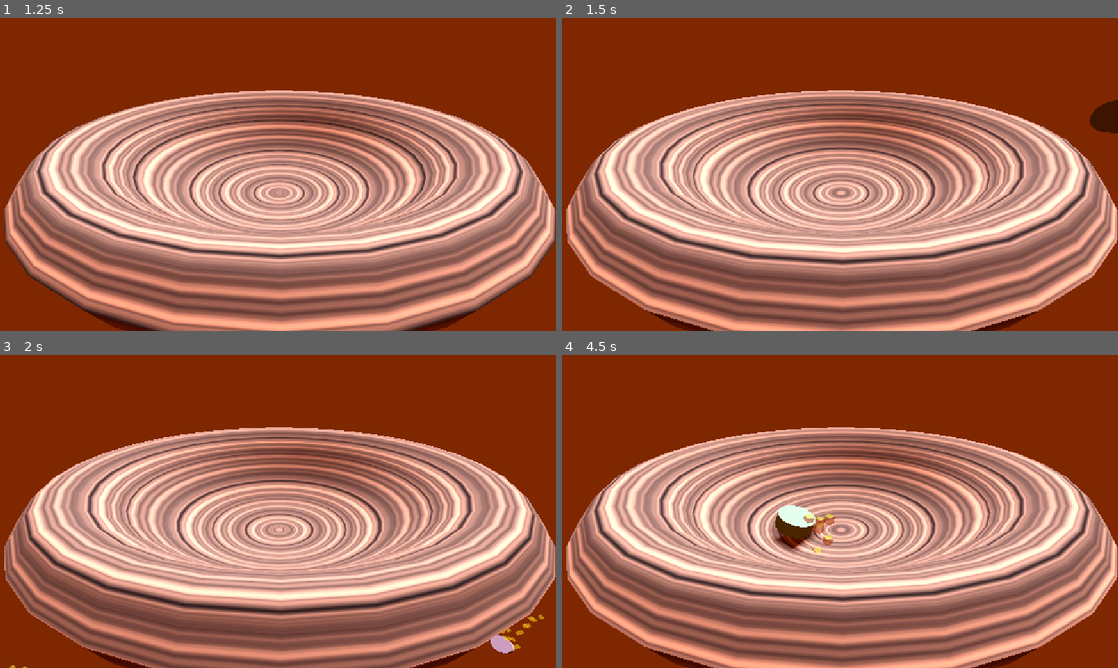
Above: before the commit, frames 1-4 (two rows, left to right).
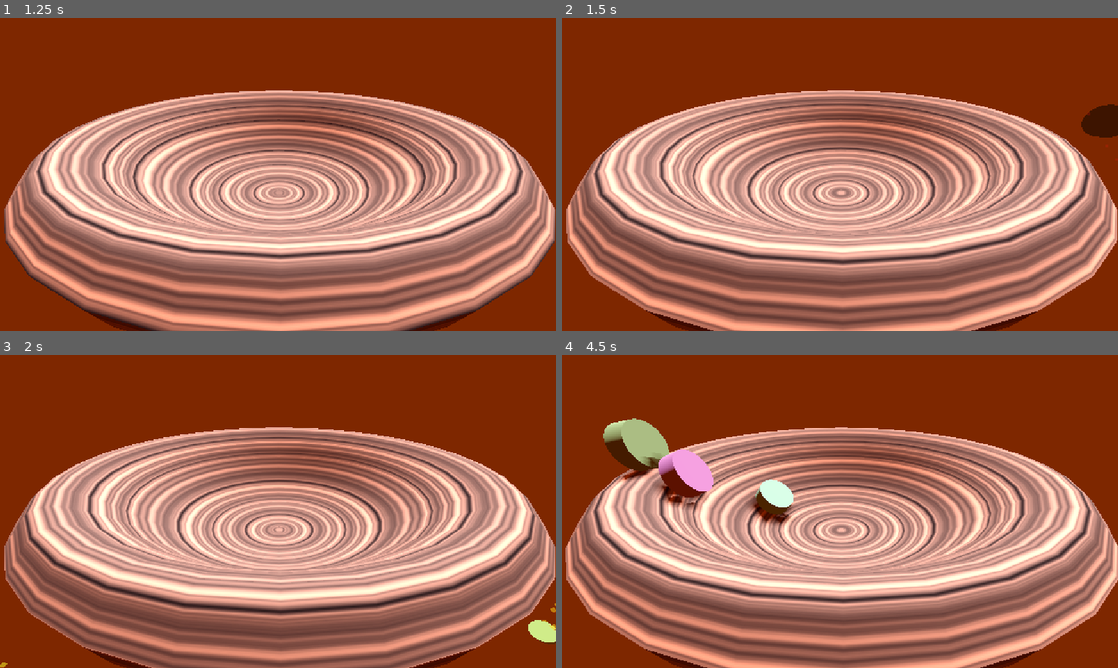
Above: after the commit, the same moments.

Repository: MichaelFar/BattleTops
Game: Godot game, scene res://scenes/SmallArena.tscn
The game is run twice, just before and just after one commit, with the same random seed, the same clock (stepped at 60 frames per second) and the same inputs.
Inputs (mouse positions are in pixels of both pictures, inside the frame that each line leads up to):
- Up to frame 1 (1.25 s): tap Enter (ui_accept) at 0.5, 0.77 s; move the mouse to (400, 158) at 0.52 s; click (400, 158) at 0.67 s
- Up to frame 2 (1.5 s): drag from (728, 190) to (812, 237) at 1.27 s
- Up to frame 3 (2 s): no input
- Up to frame 4 (4.5 s): move the mouse to (895, 442) at 2.02 s; click (895, 442) at 2.17 s; drag from (812, 574) to (673, 464) at 2.77 s; move the mouse to (1006, 558) at 3.52 s; click (1006, 558) at 3.67 s; tap Enter (ui_accept) at 3.77 s; drag from (673, 464) to (756, 433) at 4.27 s

Frame 1 is identical in both runs. In frame 2, 0.2% of the frame differs, in the area x 93-100%, y 26-39%; in frame 3, 0.6%; in frame 4, 25%, in the area x 0-100%, y 20-100%.

Commit message:
Added first draft of scaling difficulty

Diff:
--- a/scenes/OopsUI.tscn
+++ b/scenes/OopsUI.tscn
@@ -10,7 +10,7 @@
 [sub_resource type="RichTextEffect" id="RichTextEffect_f2yvc"]
 resource_name = "wack"
 script = ExtResource("2_f2yvc")
-metadata/rt = 116187136670762
+metadata/rt = 81856489932549
 
 [sub_resource type="FontFile" id="FontFile_lpym6"]
 subpixel_positioning = 0
--- a/scenes/battle_top.tscn
+++ b/scenes/battle_top.tscn
@@ -1,6 +1,7 @@
-[gd_scene load_steps=9 format=3 uid="uid://d1k0hl6r0jkh0"]
+[gd_scene load_steps=10 format=3 uid="uid://d1k0hl6r0jkh0"]
 
 [ext_resource type="Script" uid="uid://bjho3cl6tlaet" path="res://scripts/battle_top.gd" id="1_ufdw3"]
+[ext_resource type="PackedScene" uid="uid://dvsltihkmox2p" path="res://scenes/hit_particle.tscn" id="2_qrxi8"]
 [ext_resource type="PackedScene" uid="uid://danlbv3qunohf" path="res://scenes/top_particle.tscn" id="2_xsedg"]
 
 [sub_resource type="PhysicsMaterial" id="PhysicsMaterial_ufdw3"]
@@ -32,6 +33,7 @@
 headCollision = NodePath("CollisionShape3D")
 particle = NodePath("TopHead/GPUParticles3D")
 hitCheckTimer = NodePath("HitCheckTimer")
+hitParticleScene = ExtResource("2_qrxi8")
 
 [node name="MeshInstance3D" type="MeshInstance3D" parent="."]
 transform = Transform3D(0.3, 0, 0, 0, 0.3, 0, 0, 0, 0.3, 0, 0, 0)
--- /dev/null
+++ b/scenes/hit_particle.tscn
@@ -0,0 +1,61 @@
+[gd_scene load_steps=9 format=3 uid="uid://dvsltihkmox2p"]
+
+[ext_resource type="Script" uid="uid://de3ov5lmhjlci" path="res://scripts/hit_particle.gd" id="1_rk8c0"]
+
+[sub_resource type="Gradient" id="Gradient_rk8c0"]
+offsets = PackedFloat32Array(0.0709877, 0.138889, 1)
+colors = PackedColorArray(1, 0.894118, 0, 1, 1, 0, 0, 1, 1, 0, 0, 0)
+
+[sub_resource type="GradientTexture1D" id="GradientTexture1D_si4ve"]
+gradient = SubResource("Gradient_rk8c0")
+
+[sub_resource type="Curve" id="Curve_l506i"]
+_data = [Vector2(0, 0), 0.0, 0.0, 0, 0, Vector2(0.391534, 0.871345), -4.31052, 0.0, 0, 0, Vector2(0.436508, 1), 0.0, 0.0, 0, 0]
+point_count = 3
+
+[sub_resource type="CurveTexture" id="CurveTexture_plx70"]
+curve = SubResource("Curve_l506i")
+
+[sub_resource type="ParticleProcessMaterial" id="ParticleProcessMaterial_si4ve"]
+particle_flag_align_y = true
+particle_flag_rotate_y = true
+angle_min = 1.07288e-05
+angle_max = 1.07288e-05
+direction = Vector3(0, 0, 1)
+spread = 180.0
+initial_velocity_min = 5.0
+initial_velocity_max = 5.0
+gravity = Vector3(0, 9.8, 0)
+tangential_accel_min = 15.84
+tangential_accel_max = 15.84
+color_ramp = SubResource("GradientTexture1D_si4ve")
+emission_curve = SubResource("CurveTexture_plx70")
+turbulence_enabled = true
+turbulence_noise_strength = 18.39
+turbulence_noise_speed_random = 4.0
+turbulence_influence_min = 0.0
+turbulence_influence_max = 0.0
+turbulence_initial_displacement_min = 1.49012e-06
+turbulence_initial_displacement_max = 1.49012e-06
+
+[sub_resource type="StandardMaterial3D" id="StandardMaterial3D_mbt80"]
+transparency = 1
+vertex_color_use_as_albedo = true
+emission = Color(0.658824, 0.690196, 0, 1)
+emission_energy_multiplier = 5.88
+billboard_mode = 1
+
+[sub_resource type="PlaneMesh" id="PlaneMesh_l506i"]
+material = SubResource("StandardMaterial3D_mbt80")
+size = Vector2(0.025, 0.025)
+orientation = 2
+
+[node name="HitParticle" type="GPUParticles3D"]
+amount = 32
+lifetime = 0.2
+explosiveness = 1.0
+process_material = SubResource("ParticleProcessMaterial_si4ve")
+draw_pass_1 = SubResource("PlaneMesh_l506i")
+script = ExtResource("1_rk8c0")
+
+[connection signal="finished" from="." to="." method="_on_finished"]
--- a/scenes/prompt_ui.tscn
+++ b/scenes/prompt_ui.tscn
@@ -12,17 +12,17 @@
 [sub_resource type="RichTextEffect" id="RichTextEffect_y7yk3"]
 resource_name = "fader"
 script = ExtResource("2_y7yk3")
-metadata/rt = 115781178342832
+metadata/rt = 81450531668859
 
 [sub_resource type="RichTextEffect" id="RichTextEffect_vprhq"]
 resource_name = "sparkle"
 script = ExtResource("3_vprhq")
-metadata/rt = 115781178342832
+metadata/rt = 81450531668859
 
 [sub_resource type="RichTextEffect" id="RichTextEffect_yhnrb"]
 resource_name = "curspull"
 script = ExtResource("4_yhnrb")
-metadata/rt = 115781178342832
+metadata/rt = 81450531668859
 
 [sub_resource type="FontFile" id="FontFile_lpym6"]
 subpixel_positioning = 0
@@ -160,8 +160,8 @@
 fit_width = false
 fit_width_padding = 10
 metadata/_custom_type_script = "uid://mkih5spu6eqp"
-metadata/mouse_position = Vector2(88.9219, -399.202)
-metadata/frame = 890548
+metadata/mouse_position = Vector2(1179, -577.5)
+metadata/frame = 313292
 
 [node name="HBoxContainer" type="HBoxContainer" parent="Panel/VBoxContainer"]
 layout_mode = 2
--- a/scenes/prompt_ui_lost_game.tscn
+++ b/scenes/prompt_ui_lost_game.tscn
@@ -12,17 +12,17 @@
 [sub_resource type="RichTextEffect" id="RichTextEffect_unyuq"]
 resource_name = "sin"
 script = ExtResource("2_unyuq")
-metadata/rt = 116032484229936
+metadata/rt = 81701837554400
 
 [sub_resource type="RichTextEffect" id="RichTextEffect_hqumn"]
 resource_name = "sway"
 script = ExtResource("3_hqumn")
-metadata/rt = 116032484229936
+metadata/rt = 81701837554400
 
 [sub_resource type="RichTextEffect" id="RichTextEffect_k7nnj"]
 resource_name = "wack"
 script = ExtResource("4_unyuq")
-metadata/rt = 116032484229936
+metadata/rt = 81701837554400
 
 [sub_resource type="FontFile" id="FontFile_lpym6"]
 subpixel_positioning = 0
--- a/scenes/round_end_ui.tscn
+++ b/scenes/round_end_ui.tscn
@@ -13,87 +13,87 @@
 [sub_resource type="RichTextEffect" id="RichTextEffect_bs3yo"]
 resource_name = "sin"
 script = ExtResource("2_c4gaa")
-metadata/rt = 116052012972986
+metadata/rt = 81721366266873
 
 [sub_resource type="RichTextEffect" id="RichTextEffect_ccfeg"]
 resource_name = "heart"
 script = ExtResource("3_aeowc")
-metadata/rt = 116052012972986
+metadata/rt = 81721366266873
 
 [sub_resource type="RichTextEffect" id="RichTextEffect_j8dm1"]
 resource_name = "sin"
 script = ExtResource("2_c4gaa")
-metadata/rt = 116071306737353
+metadata/rt = 81740660030713
 
 [sub_resource type="RichTextEffect" id="RichTextEffect_obqxs"]
 resource_name = "heart"
 script = ExtResource("3_aeowc")
-metadata/rt = 116071306737353
+metadata/rt = 81740660030713
 
 [sub_resource type="RichTextEffect" id="RichTextEffect_1dpxe"]
 resource_name = "redact"
 script = ExtResource("5_bs3yo")
-metadata/rt = 116090566981298
+metadata/rt = 81759937087908
 
 [sub_resource type="RichTextEffect" id="RichTextEffect_g8s8r"]
 resource_name = "sin"
 script = ExtResource("2_c4gaa")
-metadata/rt = 116090566981298
+metadata/rt = 81759937087908
 
 [sub_resource type="RichTextEffect" id="RichTextEffect_3ogjg"]
 resource_name = "heart"
 script = ExtResource("3_aeowc")
-metadata/rt = 116090566981298
+metadata/rt = 81759937087908
 
 [sub_resource type="RichTextEffect" id="RichTextEffect_4iai4"]
 resource_name = "sin"
 script = ExtResource("2_c4gaa")
-metadata/rt = 116109860780546
+metadata/rt = 81779230881553
 
 [sub_resource type="RichTextEffect" id="RichTextEffect_aq1j0"]
 resource_name = "heart"
 script = ExtResource("3_aeowc")
-metadata/rt = 116109860780546
+metadata/rt = 81779230881553
 
 [sub_resource type="RichTextEffect" id="RichTextEffect_ldusx"]
 resource_name = "redact"
 script = ExtResource("5_bs3yo")
-metadata/rt = 116129137770785
+metadata/rt = 81798491123025
 
 [sub_resource type="RichTextEffect" id="RichTextEffect_ou08c"]
 resource_name = "sin"
 script = ExtResource("2_c4gaa")
-metadata/rt = 116129137770785
+metadata/rt = 81798491123025
 
 [sub_resource type="RichTextEffect" id="RichTextEffect_7sesj"]
 resource_name = "heart"
 script = ExtResource("3_aeowc")
-metadata/rt = 116129137770785
+metadata/rt = 81798491123025
 
 [sub_resource type="RichTextEffect" id="RichTextEffect_gauht"]
 resource_name = "sin"
 script = ExtResource("2_c4gaa")
-metadata/rt = 116148431596418
+metadata/rt = 81817784923036
 
 [sub_resource type="RichTextEffect" id="RichTextEffect_q2bjp"]
 resource_name = "heart"
 script = ExtResource("3_aeowc")
-metadata/rt = 116148431596418
+metadata/rt = 81817784923036
 
 [sub_resource type="RichTextEffect" id="RichTextEffect_pldmj"]
 resource_name = "redact"
 script = ExtResource("5_bs3yo")
-metadata/rt = 116167691876857
+metadata/rt = 81837045171010
 
 [sub_resource type="RichTextEffect" id="RichTextEffect_u5lmw"]
 resource_name = "sin"
 script = ExtResource("2_c4gaa")
-metadata/rt = 116167691876857
+metadata/rt = 81837045171010
 
 [sub_resource type="RichTextEffect" id="RichTextEffect_ymvsh"]
 resource_name = "heart"
 script = ExtResource("3_aeowc")
-metadata/rt = 116167691876857
+metadata/rt = 81837045171010
 
 [sub_resource type="FontFile" id="FontFile_lpym6"]
 subpixel_positioning = 0
@@ -120,7 +120,7 @@
 cache/0/48/0/underline_thickness = 0.0
 cache/0/48/0/scale = 1.0
 
-[node name="round_end_ui" type="Control" node_paths=PackedStringArray("timeBonusLabel", "opDifBonusLabel", "totalScoreLabel")]
+[node name="round_end_ui" type="Control" node_paths=PackedStringArray("timeBonusLabel", "opDifBonusLabel", "totalScoreLabel", "roundHeaderLabel")]
 layout_mode = 3
 anchors_preset = 15
 anchor_right = 1.0
@@ -131,6 +131,7 @@
 timeBonusLabel = NodePath("AspectRatioContainer/VBoxContainer/HBoxContainer2/timeBonusNumLabel")
 opDifBonusLabel = NodePath("AspectRatioContainer/VBoxContainer/HBoxContainer3/opDifNumLabel")
 totalScoreLabel = NodePath("AspectRatioContainer/VBoxContainer/HBoxContainer4/totalNumLabel")
+roundHeaderLabel = NodePath("AspectRatioContainer/VBoxContainer/Label")
 bbcodeString = "[sin][heart]"
 
 [node name="Panel" type="Panel" parent="."]
--- a/scenes/timer_ui.tscn
+++ b/scenes/timer_ui.tscn
@@ -7,7 +7,7 @@
 [sub_resource type="RichTextEffect" id="RichTextEffect_q6nsa"]
 resource_name = "heart"
 script = ExtResource("2_q6nsa")
-metadata/rt = 115800606355680
+metadata/rt = 81469959683206
 
 [node name="TimerUI" type="Control" node_paths=PackedStringArray("timerLabel")]
 layout_mode = 3
--- a/scenes/upgrade_ui.tscn
+++ b/scenes/upgrade_ui.tscn
@@ -16,77 +16,77 @@
 [sub_resource type="RichTextEffect" id="RichTextEffect_g3bku"]
 resource_name = "fader"
 script = ExtResource("2_6ij7f")
-metadata/rt = 115820067961835
+metadata/rt = 81489421257047
 
 [sub_resource type="RichTextEffect" id="RichTextEffect_soydq"]
 resource_name = "heart"
 script = ExtResource("3_fq5lg")
-metadata/rt = 115820067961835
+metadata/rt = 81489421257047
 
 [sub_resource type="RichTextEffect" id="RichTextEffect_2wj67"]
 resource_name = "redact"
 script = ExtResource("1_gbnav")
-metadata/rt = 115839328194928
+metadata/rt = 81508681465183
 
 [sub_resource type="RichTextEffect" id="RichTextEffect_ratfy"]
 resource_name = "sin"
 script = ExtResource("6_g3bku")
-metadata/rt = 115839328194928
+metadata/rt = 81508681465183
 
 [sub_resource type="RichTextEffect" id="RichTextEffect_may18"]
 resource_name = "redact"
 script = ExtResource("1_gbnav")
-metadata/rt = 115858588415611
+metadata/rt = 81527941741723
 
 [sub_resource type="RichTextEffect" id="RichTextEffect_4pgft"]
 resource_name = "sway"
 script = ExtResource("7_soydq")
-metadata/rt = 115858588415611
+metadata/rt = 81527941741723
 
 [sub_resource type="RichTextEffect" id="RichTextEffect_oec1f"]
 resource_name = "redact"
 script = ExtResource("1_gbnav")
-metadata/rt = 115877848667621
+metadata/rt = 81547218758235
 
 [sub_resource type="RichTextEffect" id="RichTextEffect_srdp0"]
 resource_name = "jit2"
 script = ExtResource("8_2wj67")
-metadata/rt = 115877848667621
+metadata/rt = 81547218758235
 
 [sub_resource type="RichTextEffect" id="RichTextEffect_w5ndc"]
 resource_name = "growin"
 script = ExtResource("9_soydq")
-metadata/rt = 115897142428596
+metadata/rt = 81566512557707
 
 [sub_resource type="RichTextEffect" id="RichTextEffect_oq6v8"]
 resource_name = "growin"
 script = ExtResource("9_soydq")
-metadata/rt = 115916402681406
+metadata/rt = 81585772803340
 
 [sub_resource type="RichTextEffect" id="RichTextEffect_mh5b7"]
 resource_name = "growin"
 script = ExtResource("9_soydq")
-metadata/rt = 115935679725486
+metadata/rt = 81605033016958
 
 [sub_resource type="RichTextEffect" id="RichTextEffect_7j37j"]
 resource_name = "growin"
 script = ExtResource("9_soydq")
-metadata/rt = 115954939930734
+metadata/rt = 81624293290969
 
 [sub_resource type="RichTextEffect" id="RichTextEffect_8axjk"]
 resource_name = "redact"
 script = ExtResource("1_gbnav")
-metadata/rt = 115974602865398
+metadata/rt = 81643956186420
 
 [sub_resource type="RichTextEffect" id="RichTextEffect_c74tn"]
 resource_name = "redact"
 script = ExtResource("1_gbnav")
-metadata/rt = 115993863107487
+metadata/rt = 81663216435874
 
 [sub_resource type="RichTextEffect" id="RichTextEffect_milu8"]
 resource_name = "redact"
 script = ExtResource("1_gbnav")
-metadata/rt = 116013123387018
+metadata/rt = 81682476674511
 
 [node name="Control" type="Control" node_paths=PackedStringArray("staminaLabel", "sturdinessLabel", "spinForceLabel", "staminaCostLabel", "sturdinessCostLabel", "spinForceCostLabel", "moneyAmountValueLabel")]
 layout_mode = 3
@@ -103,9 +103,6 @@
 sturdinessCostLabel = NodePath("HBoxContainer/VBoxContainer/HBoxContainer2/VBoxContainer4/SturdinessCost")
 spinForceCostLabel = NodePath("HBoxContainer/VBoxContainer/HBoxContainer2/VBoxContainer4/SpinForceCost")
 moneyAmountValueLabel = NodePath("HBoxContainer/VBoxContainer/HBoxContainer/VBoxContainer2/MoneyAmountValue")
-staminaUpgradeAmount = 15.0
-sturdinessUpgradeAmount = 30.0
-spinForceUpgradeAmount = 40.0
 
 [node name="Panel" type="Panel" parent="."]
 layout_mode = 1
--- a/scripts/EndGameScoreScreen.gd
+++ b/scripts/EndGameScoreScreen.gd
@@ -4,7 +4,16 @@
 @export var opDifBonusLabel : RicherTextLabel
 @export var totalScoreLabel : RicherTextLabel
 
+@export var roundHeaderLabel : RicherTextLabel
+
+
+
 @export var bbcodeString : String
+
+var roundHeaderString : String :
+	set(value):
+		roundHeaderString = value
+		roundHeaderLabel.bbcode = "\n" + bbcodeString + value
 
 var timeBonus : float :
 	set(value):
@@ -80,3 +89,7 @@
 	GlobalStats.goldAmount += (time_bonus + op_dif_bonus)
 
 	animate_score(time_bonus, op_dif_bonus, time_bonus + op_dif_bonus)
+
+func update_header_text():
+
+	roundHeaderString = str("Round " + str(GlobalStats.roundNum) + " Won!")
--- a/scripts/arena.gd
+++ b/scripts/arena.gd
@@ -77,6 +77,7 @@
 
 func next_round():
 
+	GlobalStats.update_enemy_tops_and_advance_difficulty()
 	spawn_battle_top()
 	update_player_top_stats()
 	playerTop.set_stamina_is_going_down(true)
@@ -144,7 +145,7 @@
 		shouldBeCounting = false
 		Engine.time_scale *= 2
 		for i in topChildren:
-			i.apply_central_force(i.global_position.direction_to(orientPoint.global_position))
+			i.apply_central_impulse(i.global_position.direction_to(orientPoint.global_position) * 6)
 
 	if(Input.is_action_just_released("ui_accept")):
 
@@ -267,6 +268,8 @@
 	upgradeUI.set_hidden(true)
 	gameTimerUI.set_hidden(true)
 
+	GlobalStats.roundNum = 0
+
 	GlobalStats.goldAmount = GlobalStats.defaultGoldAmount
 	GlobalStats.staminaCost = 50
 	GlobalStats.sturdinessCost = 50
--- a/scripts/battle_top.gd
+++ b/scripts/battle_top.gd
@@ -13,6 +13,8 @@
 @export var particle : GPUParticles3D
 
 @export var hitCheckTimer : Timer
+
+@export var hitParticleScene : PackedScene
 
 enum TopType {NPC, PLAYER}
 
@@ -133,27 +135,22 @@
 
 	infiniteStaminaMode = GlobalStats.infiniteStaminaMode
 
-	if(isPlayer):
-
-		maxStamina = GlobalStats.playerStats["stamina"]
+
+	if(shouldBeRandom):
+
+		var rand_obj = RandomNumberGenerator.new()
+
+		maxStamina = rand_obj.randf_range(30 + GlobalStats.opponentTopRangeDict["stamina"].x, 60+ GlobalStats.opponentTopRangeDict["sturdiness"].y)
+
 		stamina = maxStamina
-		sturdiness = GlobalStats.playerStats["sturdiness"]
-		spinForce = GlobalStats.playerStats["spinForce"]
+
+		sturdiness = rand_obj.randf_range(50 + GlobalStats.opponentTopRangeDict["sturdiness"].x, 130 + GlobalStats.opponentTopRangeDict["sturdiness"].y)
+
+		maxSturdiness = sturdiness
+
+		spinForce = rand_obj.randf_range(100 + GlobalStats.opponentTopRangeDict["spinForce"].x, 200 + GlobalStats.opponentTopRangeDict["spinForce"].x)
+
 		maxSpinForce = spinForce
-
-	if(shouldBeRandom):
-
-		var rand_obj = RandomNumberGenerator.new()
-
-		spinForce = rand_obj.randf_range(100, 200)
-
-		maxSpinForce = spinForce
-
-		sturdiness = rand_obj.randf_range(50, 130)
-
-		maxSturdiness = sturdiness
-
-		maxStamina = rand_obj.randf_range(30, 60)
 
 		mass = 2
 
@@ -161,18 +158,11 @@
 		topStats["sturdiness"] = maxSturdiness
 		topStats["spinForce"] = maxSpinForce
 
-		stamina = maxStamina
+
 		#physicsMaterial.bounce = rand_obj.randf_range(0.0, .75)
 		print("Generated random stats")
+
 	minimumLinearVelocity = randf_range(1.2, minimumLinearVelocity)
-
-	#var tween = get_tree().create_tween()
-	#
-	#tween.tween_property(self, "stamina", 0.0, maxStamina)
-	#
-	##tween.finished.connect(kill_top)
-	#
-	#staminaTween = tween
 
 	color = Color(sturdiness / 130,spinForce / 200,stamina / 60)
 
@@ -238,7 +228,7 @@
 
 	print("Hitting top")
 	print("Stamina coefficient before calculating spinforce is " + str(stamina / maxStamina))
-	spinForce = clampf((stamina / maxStamina) * maxSpinForce, maxSpinForce / 5.0, 1000)
+	spinForce = clampf((stamina / maxStamina) * maxSpinForce, maxSpinForce / 3.0, 1000)
 	print("Spin force is " + str(spinForce))
 
 	print("Stamina coefficient before calculating sturdiness is " + str(stamina / maxStamina))
@@ -249,6 +239,9 @@
 	#
 	#physics_material_override = physicsMaterial
 	#
+
+	spawn_hit_particle(battle_top.global_position)
+
 	if(!hasBeenHit):
 
 		first_hit_occured.emit()
@@ -276,15 +269,6 @@
 
 	#staminaTween = create_stamina_tween()
 
-func create_stamina_tween():
-	staminaTween.kill()
-	var tween = get_tree().create_tween()
-
-	tween.tween_property(self, "stamina", 0.0, maxStamina * (stamina / maxStamina))
-
-	#tween.finished.connect(kill_top)
-	print(stamina)
-	return tween
 func upgrade_stats(addStamina : float, addSturdiness : float, addSpinForce : float):
 
 	hasBeenHit = false
@@ -307,3 +291,15 @@
 	staminaIsGoingDown = new_value
 	if(!new_value):
 		stamina = maxStamina
+
+func spawn_hit_particle(opponent_position : Vector3):
+
+	var particle_instance : GPUParticles3D = hitParticleScene.instantiate()
+
+	var spawn_position : Vector3 = Vector3((global_position.x + opponent_position.x) / 2,(global_position.y + opponent_position.y) / 2,(global_position.z + opponent_position.z) / 2)
+
+	add_child(particle_instance)
+
+	particle_instance.one_shot = true
+
+	particle_instance.global_position = spawn_position
--- a/scripts/global_stats.gd
+++ b/scripts/global_stats.gd
@@ -1,5 +1,3 @@
-@tool
-
 extends Node
 
 class_name Global
@@ -50,12 +48,25 @@
 
 var spinForceCost : int = 50
 
+var staminaUpgradeAmount : float = 15
+var sturdinessUpgradeAmount : float = 20
+var spinForceUpgradeAmount : float = 25
+
+
 var numEnemyTops := 1
+
+var roundNum : int = 0
 
 var playerStats : Dictionary = {
 	"stamina" : 20.0,
 	"sturdiness" : 40.0,
 	"spinForce" : 100.0
+}
+
+var opponentTopRangeDict : Dictionary = { #Increases when round num increases
+	"stamina" : Vector2(1,1),
+	"sturdiness" : Vector2(1,1),
+	"spinForce" : Vector2(1,1)
 }
 
 func set_player_stats(new_stamina : float, new_sturdiness : float, new_spin_force : float):
@@ -65,4 +76,24 @@
 	playerStats["spinForce"] = new_spin_force
 
 func update_enemy_tops_and_advance_difficulty():
-	pass
+
+	roundNum += 1
+
+	match roundNum:
+
+		1:
+			opponentTopRangeDict["stamina"] = Vector2(1, 20)
+			opponentTopRangeDict["sturdiness"] = Vector2(20, 50)
+			opponentTopRangeDict["spinForce"] = Vector2(30, 60)
+		3:
+			opponentTopRangeDict["stamina"] = Vector2(10, 40)
+			opponentTopRangeDict["sturdiness"] = Vector2(50, 90)
+			opponentTopRangeDict["spinForce"] = Vector2(70, 110)
+		5:
+			opponentTopRangeDict["stamina"] = Vector2(30, 60)
+			opponentTopRangeDict["sturdiness"] = Vector2(70, 130)
+			opponentTopRangeDict["spinForce"] = Vector2(100, 150)
+		7:
+			opponentTopRangeDict["stamina"] = Vector2(60, 90)
+			opponentTopRangeDict["sturdiness"] = Vector2(100, 150)
+			opponentTopRangeDict["spinForce"] = Vector2(130, 180)
--- /dev/null
+++ b/scripts/hit_particle.gd
@@ -0,0 +1,6 @@
+extends GPUParticles3D
+
+
+func _on_finished() -> void:
+
+	queue_free() # Replace with function body.
--- a/scripts/upgrade_ui.gd
+++ b/scripts/upgrade_ui.gd
@@ -45,9 +45,9 @@
 
 @export var moneyAmountValueLabel : RicherTextLabel
 
-@export var staminaUpgradeAmount : float
-@export var sturdinessUpgradeAmount : float
-@export var spinForceUpgradeAmount : float
+var staminaUpgradeAmount : float
+var sturdinessUpgradeAmount : float
+var spinForceUpgradeAmount : float
 
 var staminaCost : int = 50:
 
@@ -95,6 +95,10 @@
 	sturdinessCost = 50
 	spinForceCost = 50
 	moneyAmount = GlobalStats.goldAmount
+
+	staminaUpgradeAmount = GlobalStats.staminaUpgradeAmount
+	sturdinessUpgradeAmount = GlobalStats.sturdinessUpgradeAmount
+	spinForceUpgradeAmount = GlobalStats.spinForceUpgradeAmount
 
 func set_hidden(new_value : bool):
 
Not shown, added: scripts/hit_particle.gd.uid
